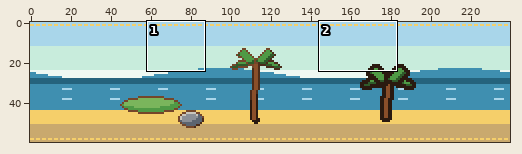
Two states of a pixel-art file, opus-test-run/aseprite/banner-island.aseprite. Above, an overview of the earlier version with the close-up marked.
Close-up. Before the commit:
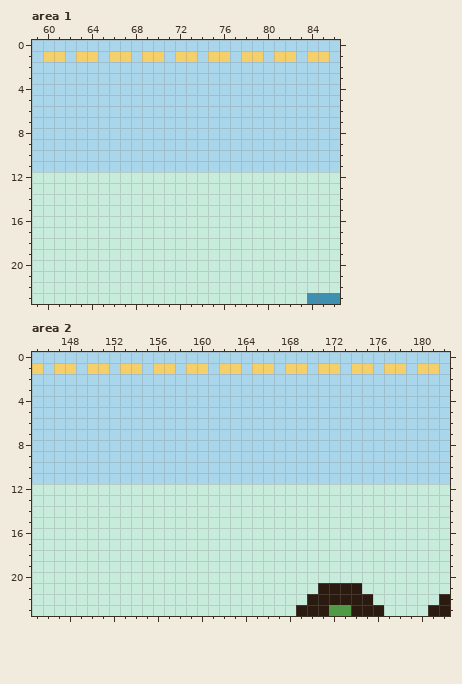
240x60 pixels, 1 frame. Shown: area 1: x 59..86, y 0..23; area 2: x 145..182, y 0..23.
Now the later version:
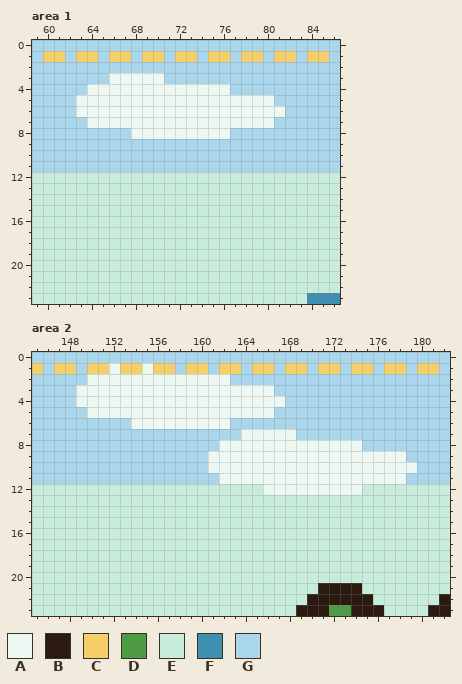
Palette (. is transparent): A #eef8f2  B #2a1a10  C #f5cf6a  D #4f9a45  E #c8ecdc  F #3f8fb0  G #a9d6ea
Difference:
Area 1, layer "sky":
y 3: x 66..70 GGGGG -> AAAAA
y 4: x 64..76 GGGGGGGGGGGGG -> AAAAAAAAAAAAA
y 5: x 63..80 GGGGGGGGGGGGGGGGGG -> AAAAAAAAAAAAAAAAAA
y 6: x 63..81 GGGGGGGGGGGGGGGGGGG -> AAAAAAAAAAAAAAAAAAA
y 7: x 64..80 GGGGGGGGGGGGGGGGG -> AAAAAAAAAAAAAAAAA
y 8: x 68..76 GGGGGGGGG -> AAAAAAAAA
Area 2, layer "sky":
y 1: x 152 G -> A; x 155 G -> A
y 2: x 150..162 GGGGGGGGGGGGG -> AAAAAAAAAAAAA
y 3: x 149..166 GGGGGGGGGGGGGGGGGG -> AAAAAAAAAAAAAAAAAA
y 4: x 149..167 GGGGGGGGGGGGGGGGGGG -> AAAAAAAAAAAAAAAAAAA
y 5: x 150..166 GGGGGGGGGGGGGGGGG -> AAAAAAAAAAAAAAAAA
y 6: x 154..162 GGGGGGGGG -> AAAAAAAAA
y 7: x 164..168 GGGGG -> AAAAA
y 8: x 162..174 GGGGGGGGGGGGG -> AAAAAAAAAAAAA
y 9: x 161..178 GGGGGGGGGGGGGGGGGG -> AAAAAAAAAAAAAAAAAA
y 10: x 161..179 GGGGGGGGGGGGGGGGGGG -> AAAAAAAAAAAAAAAAAAA
y 11: x 162..178 GGGGGGGGGGGGGGGGG -> AAAAAAAAAAAAAAAAA
y 12: x 166..174 EEEEEEEEE -> AAAAAAAAA
